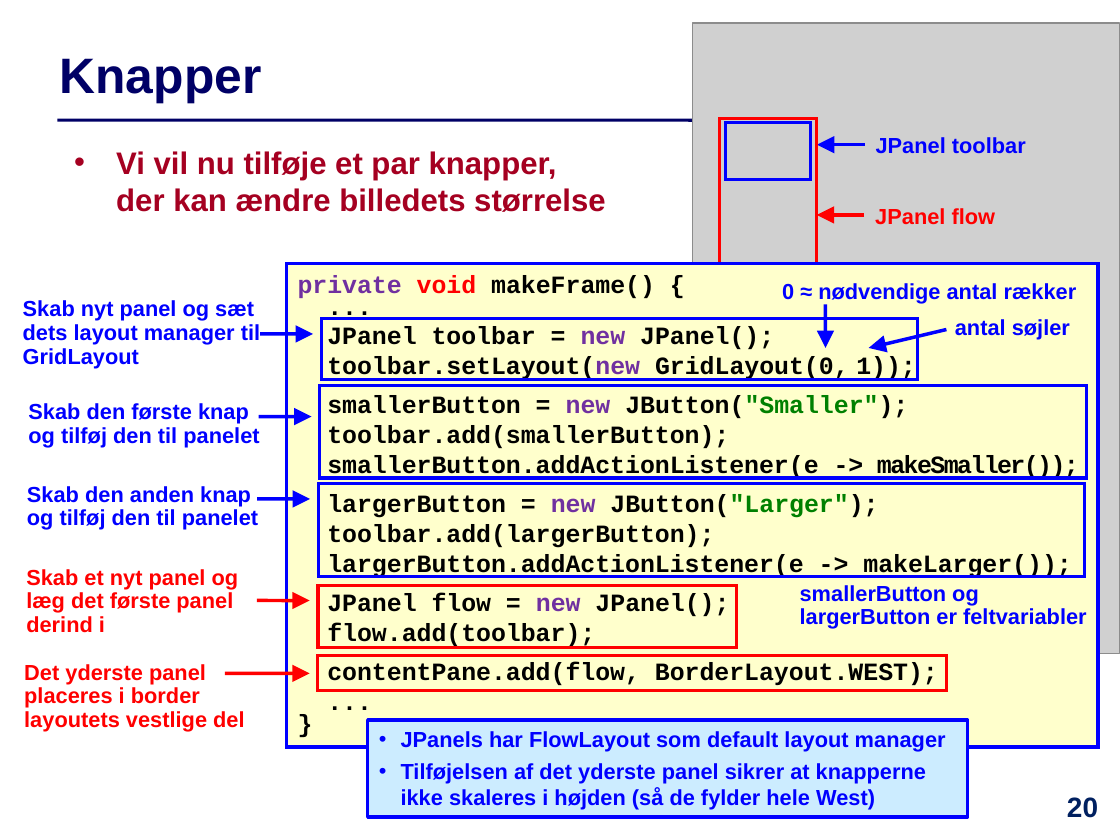
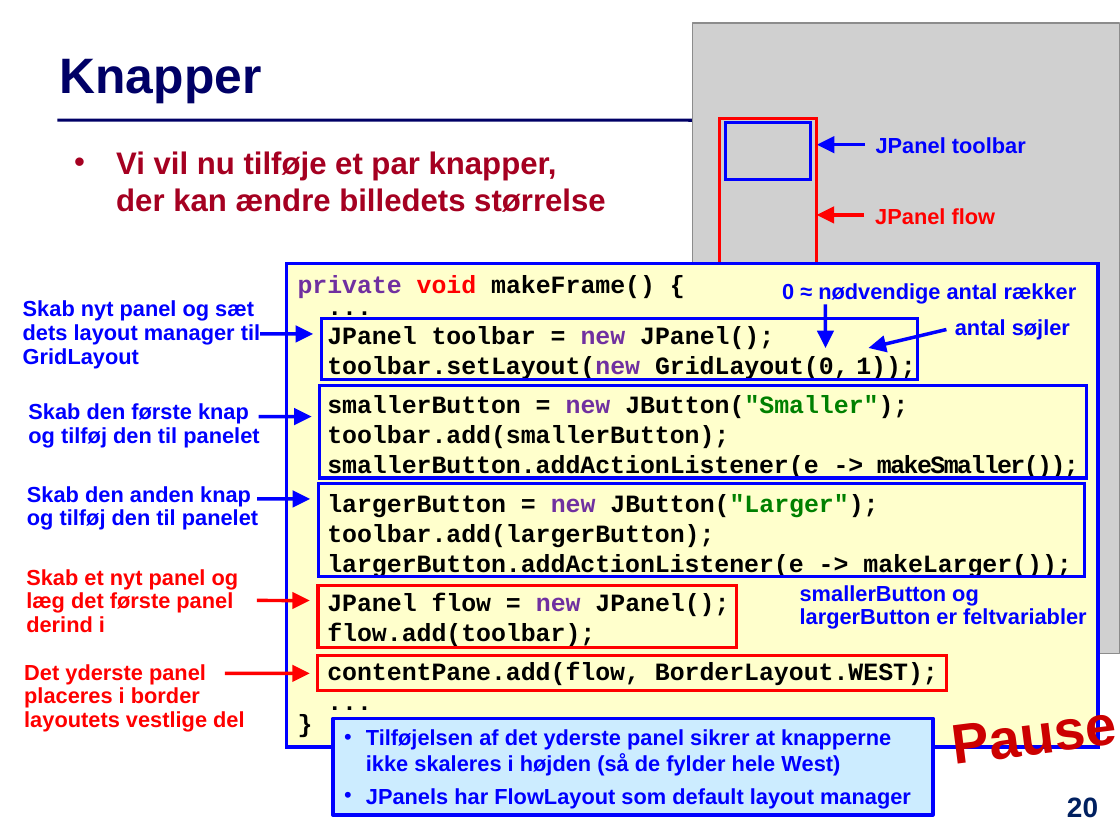
Before and after one commit to IntProgAU/Materiale, a slide deck: slide 20 of web/e23/uge_13/Slides-Uge13.pptx. Drawn at 1120x840 pixels with LibreOffice and Linux fonts; fonts in the diff are those of the drawing; grey boxes stand for pictures. Boxes give left, top, right and bottom in pixels: in the first picture for what was removed or moved away, otherwise in the second. Text is boxed around its words. In the diff, an @@ line names an element or a change of style, - is before the commit and + after.

```diff
--- a/web/e23/uge_13/Slides-Uge13.pptx
+++ b/web/e23/uge_13/Slides-Uge13.pptx
@@ rectangle "Tilføjelsen af det yderste panel ...": place and size @@
-rectangle "Tilføjelsen af det yderste panel ..." at box(367, 720, 967, 816)
+rectangle "Tilføjelsen af det yderste panel ..." at box(333, 718, 932, 814)
@@ text added at box(955, 704, 1119, 774), 36 pt, text #CC0000, bold @@
+Pause
@@ text in rectangle at box(366, 729, 891, 776): paragraph added @@
+• Tilføjelsen af det yderste panel sikrer at knapperne ikke skaleres i højden (så de fylder hele West)
@@ text in rectangle at box(401, 763, 926, 810): paragraph removed @@
-• Tilføjelsen af det yderste panel sikrer at knapperne ikke skaleres i højden (så de fylder hele West)
@@ text in rectangle at box(366, 788, 911, 808): less space between paragraphs @@
```
Also in this commit, not shown: 13 other slides changed, 1 other file.
